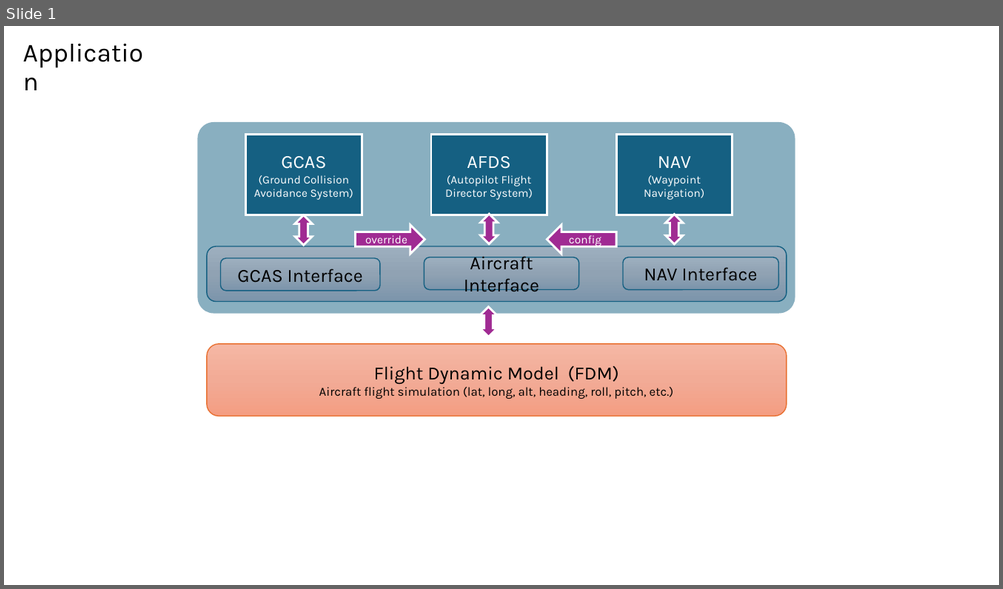
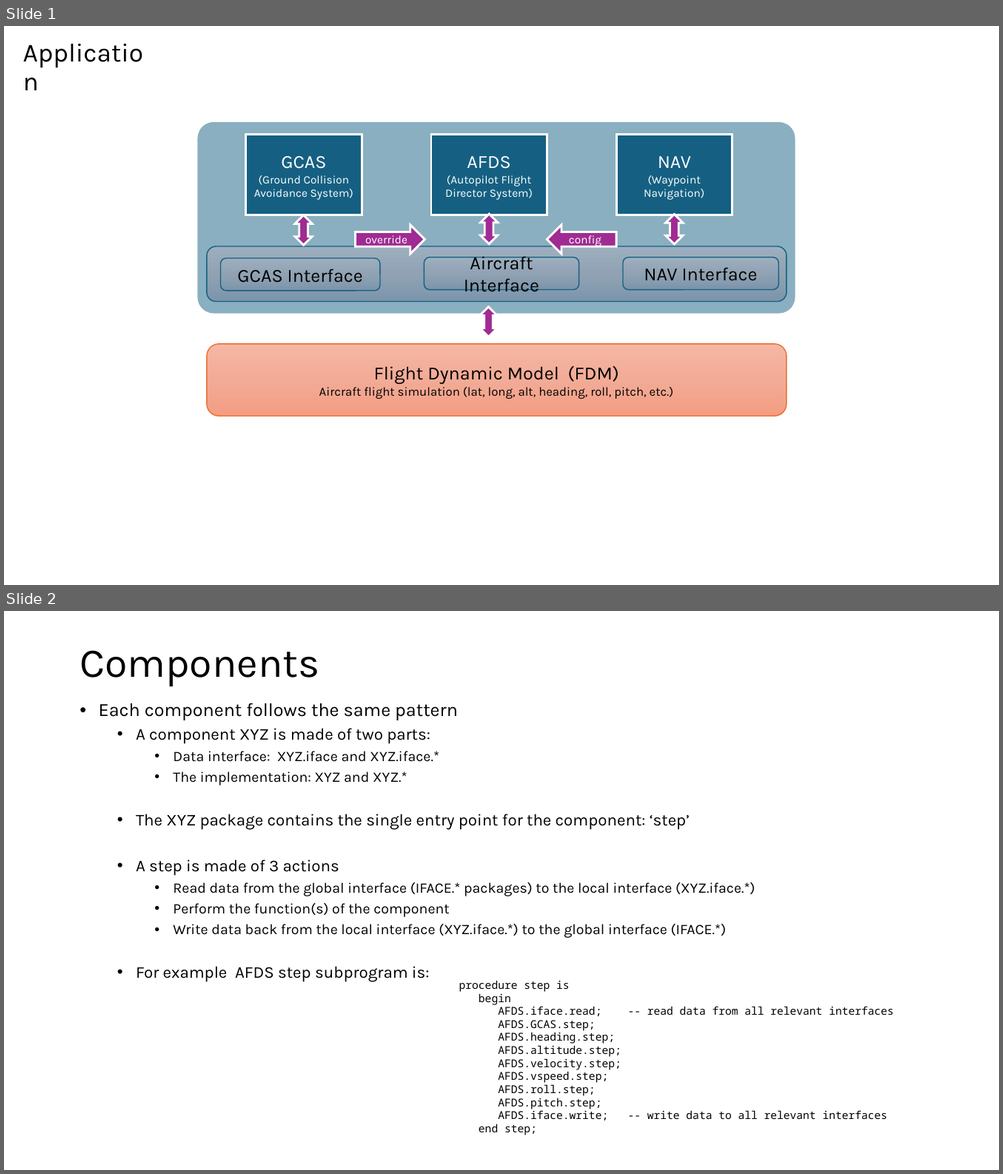
Before and after one commit to toastfr35/Autopilot, a slide deck: Documentation/application.pptx. Shown one above the other, each under a label of ours: slide 1 before the commit, slides 1 and 2 after it. The pictures are 1003x589 and 1003x1174 pixels, drawn with LibreOffice and Linux fonts; fonts in the diff are those of the drawing. Boxes give left, top, right and bottom in pixels: in the first picture for what was removed or moved away, otherwise in the second. Text is boxed around its words. In the diff, an @@ line names an element or a change of style, - is before the commit and + after.

```diff
--- a/Documentation/application.pptx
+++ b/Documentation/application.pptx
@@ slide 2 added at [4, 611, 999, 1170], background #FFFFFF @@
@@ title added at [79, 650, 319, 686], 39.6 pt, text #000000 @@
+Components
@@ text added at [99, 703, 755, 982], 14 pt, text #000000 @@
+• Each component follows the same pattern
+  • A component XYZ is made of two parts:
+    • Data interface: XYZ.iface and XYZ.iface.*
+    • The implementation: XYZ and XYZ.*
+  • The XYZ package contains the single entry point for the component: ‘step’
+  • A step is made of 3 actions
+    • Read data from the global interface (IFACE.* packages) to the local interface (XYZ.iface.*)
+    • Perform the function(s) of the component
+    • Write data back from the local interface (XYZ.iface.*) to the global interface (IFACE.*)
+  • For example AFDS step subprogram is:
@@ text added at [459, 980, 893, 1136], 10.5 pt, text #000000 @@
+procedure step is
+begin
+AFDS.iface.read; -- read data from all relevant interfaces
+AFDS.GCAS.step;
+AFDS.heading.step;
+AFDS.altitude.step;
+AFDS.velocity.step;
+AFDS.vspeed.step;
+AFDS.roll.step;
+AFDS.pitch.step;
+AFDS.iface.write; -- write data to all relevant interfaces
+end step;
```
Also in this commit, not shown: 2 slides changed, 4 other slides added, 2 other files.
